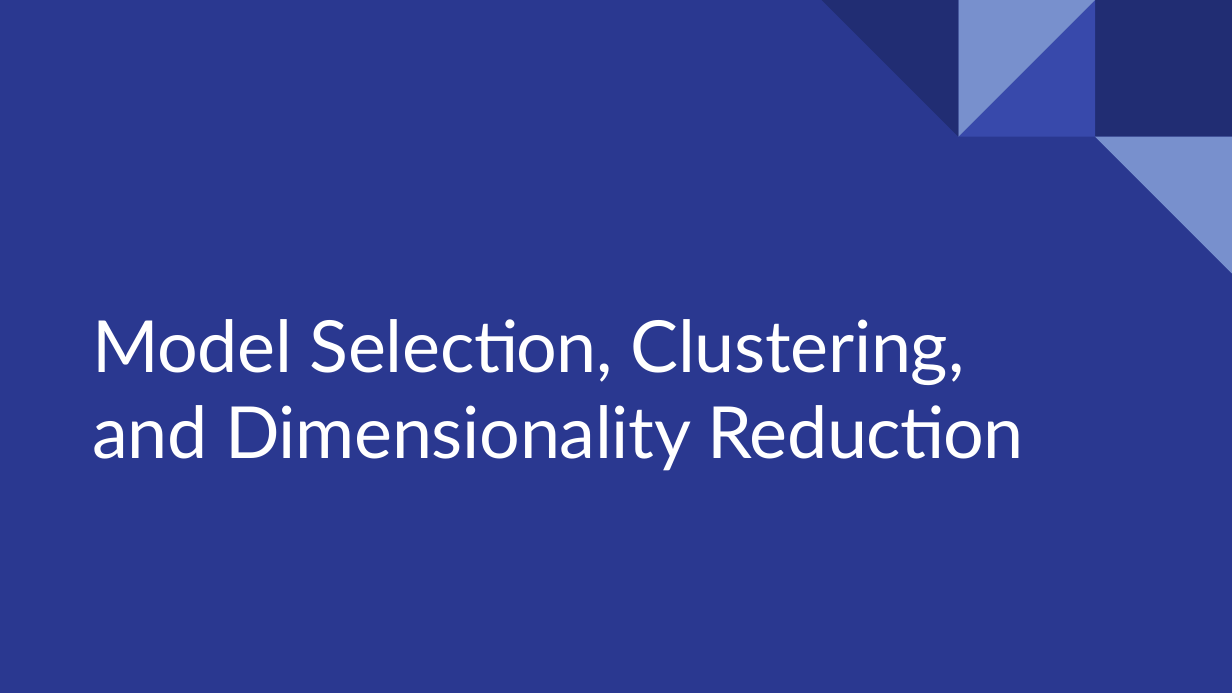
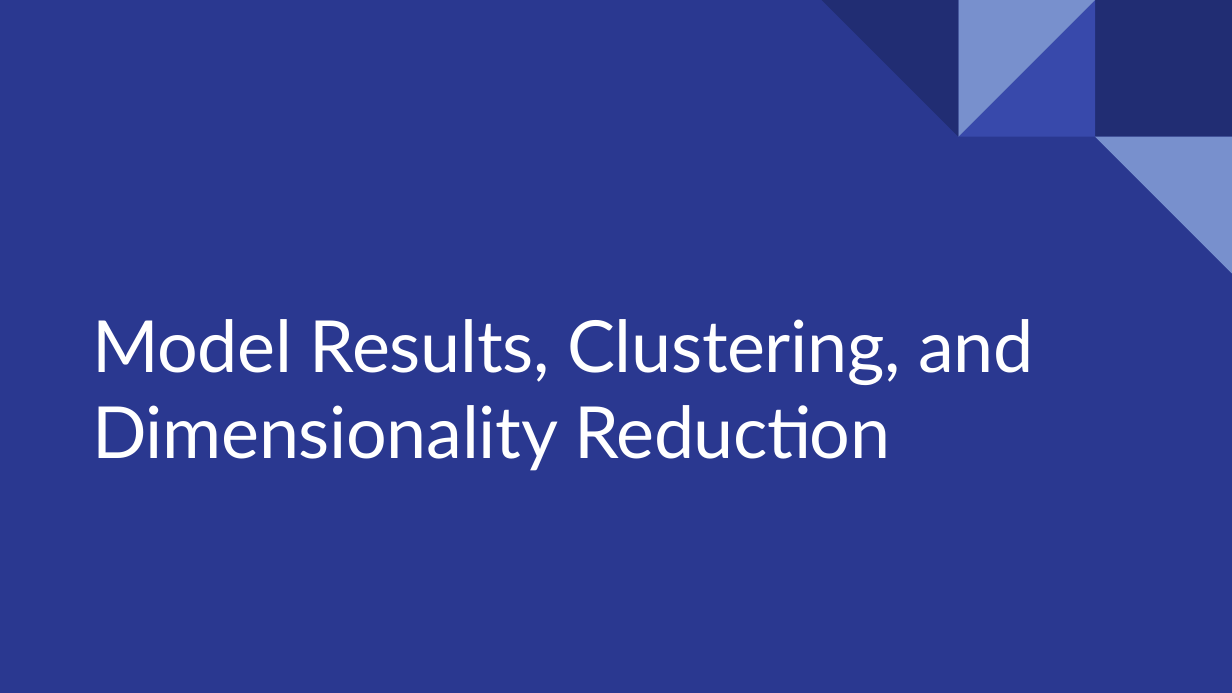
Before and after one commit to matthewshawnkehoe/Data-Science-Projects, a slide deck: slide 19 of Capstone Projects/Capstone_Three_Unsupervised_ML/Classifying_Mall_Customers.pptx. Drawn at 1232x693 pixels with LibreOffice and Linux fonts; fonts in the diff are those of the drawing. Boxes give left, top, right and bottom in pixels: in the first picture for what was removed or moved away, otherwise in the second. Text is boxed around its words. In the diff, an @@ line names an element or a change of style, - is before the commit and + after.

```diff
--- a/Capstone Projects/Capstone_Three_Unsupervised_ML/Classifying_Mall_Customers.pptx
+++ b/Capstone Projects/Capstone_Three_Unsupervised_ML/Classifying_Mall_Customers.pptx
@@ title at box(92, 319, 1034, 471): text changed @@
-Model Selection, Clustering, and Dimensionality Reduction
+Model Results, Clustering, and Dimensionality Reduction
```
Also in this commit, not shown: 10 other slides changed, 4 slides added, 4 slides removed, 1 other file.
